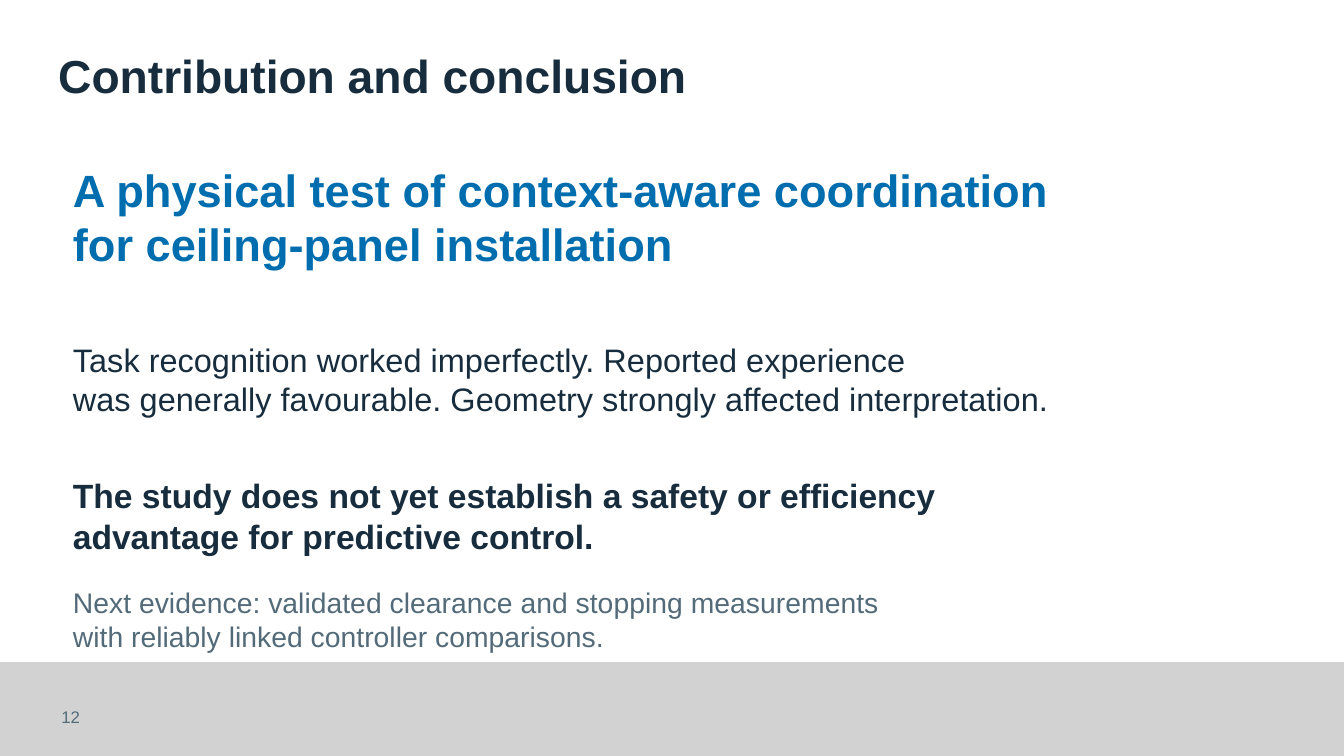
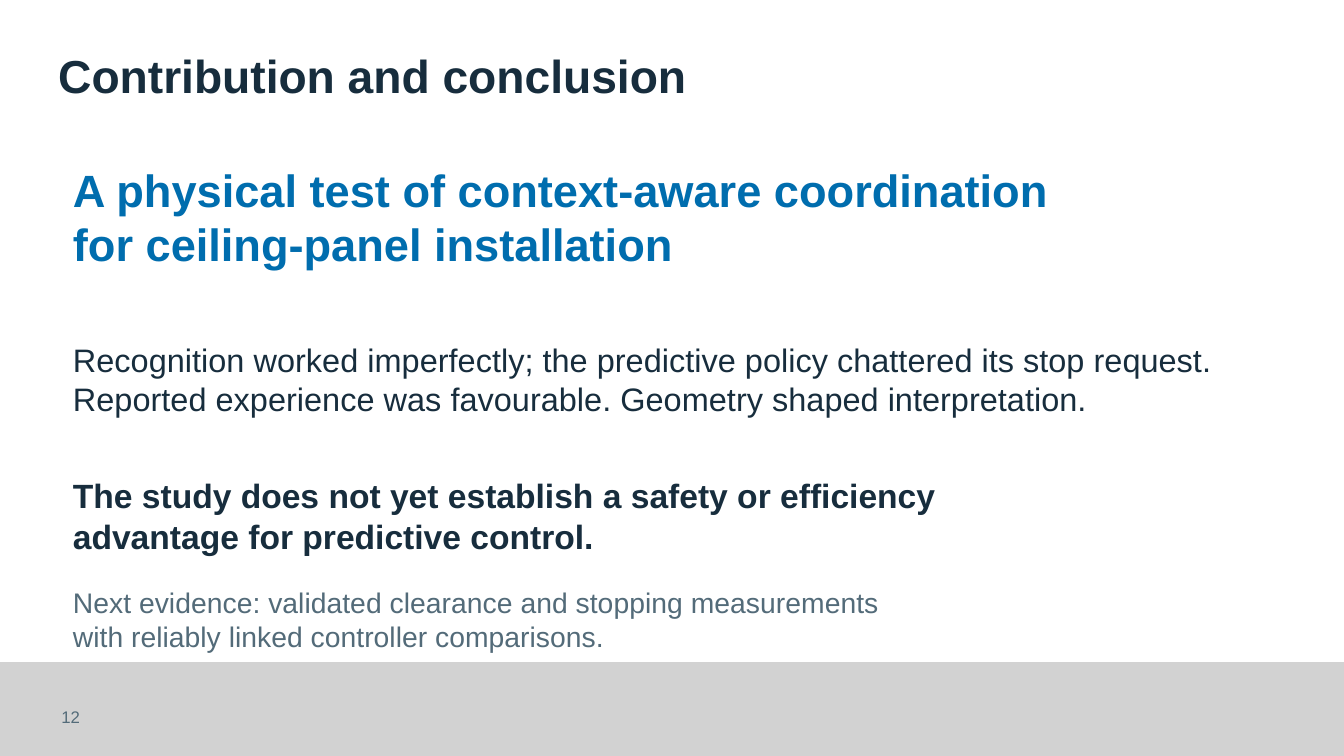
Before and after one commit to Kingwu12/adaptive-hrc-safety-system, a slide deck: slide 12 of presentation/FYP-assessment-presentation-v3.pptx. Drawn at 1344x756 pixels with LibreOffice and Linux fonts; fonts in the diff are those of the drawing. Boxes give left, top, right and bottom in pixels: in the first picture for what was removed or moved away, otherwise in the second. Text is boxed around its words. In the diff, an @@ line names an element or a change of style, - is before the commit and + after.

```diff
--- a/presentation/FYP-assessment-presentation-v3.pptx
+++ b/presentation/FYP-assessment-presentation-v3.pptx
@@ text at bbox=[73, 348, 1211, 417]: text changed @@
-Task recognition worked imperfectly. Reported experience
-was generally favourable. Geometry strongly affected interpretation.
+Recognition worked imperfectly; the predictive policy chattered its stop request.
+Reported experience was favourable. Geometry shaped interpretation.
```
Also in this commit, not shown: 1 other slide changed.
